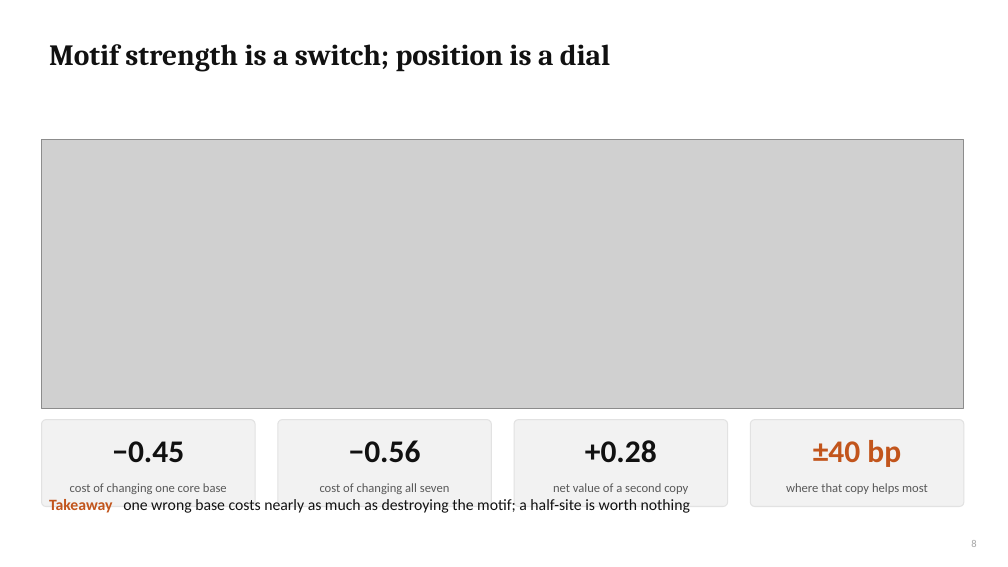
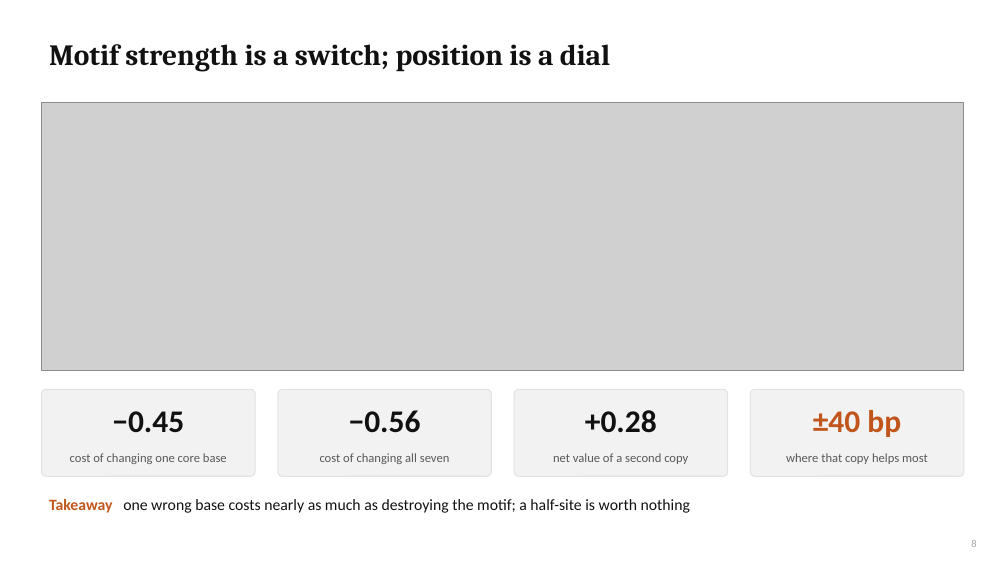
Before and after one commit to cytokine4242/Alpha_Genome_Ap1, a slide deck: slide 8 of Analysis/AP1_AlphaGenome_results.pptx. Drawn at 1008x567 pixels with LibreOffice and Linux fonts; fonts in the diff are those of the drawing; grey boxes stand for pictures. Boxes give left, top, right and bottom in pixels: in the first picture for what was removed or moved away, otherwise in the second. Text is boxed around its words. In the diff, an @@ line names an element or a change of style, - is before the commit and + after.

```diff
--- a/Analysis/AP1_AlphaGenome_results.pptx
+++ b/Analysis/AP1_AlphaGenome_results.pptx
@@ picture: place and size @@
-picture at [42, 140, 964, 408]
+picture at [42, 102, 964, 371]
@@ 8 texts, 4 rounded rectangles: place and size @@
-8 texts, 4 rounded rectangles at [42, 420, 965, 507]
+8 texts, 4 rounded rectangles at [42, 389, 965, 476]
```
Also in this commit, not shown: 5 other slides changed, 12 other files.
